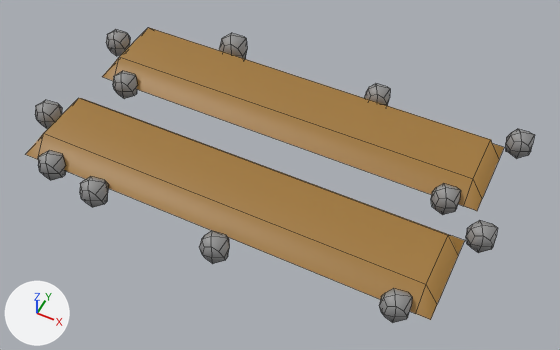
The FBX model Assets/_Project/Meshes/Farm.fbx as it was, and as the next commit left it.
Camera for both pictures: a 50 mm lens placed at (0.0475, -0.0889, 0.1061), pointed at (0.0039, -0.0018, -0.0028). The axes (+X, +Y, +Z) are drawn at lower left. The lights are the same throughout. Mesh edges are drawn as thin lines. Where no turn or scale is listed for an object, it has been applied to the vertices.

Script lines for the objects in view, before the commit:
```python
me_mesh = bpy.data.meshes.new('Mesh')
me_mesh.from_pydata(...)  # 344 vertices, 306 faces; spans x -0.045..0.045, y -0.0264..0.0264, z -0.0007..0.006
me_mesh.materials.append(mat_genericobject)  # picture img_objecttexture_png
ob_farm = bpy.data.objects.new('Farm', me_mesh)
ob_farm.location = (-0.0004, 0.0001, -0.0017)
```
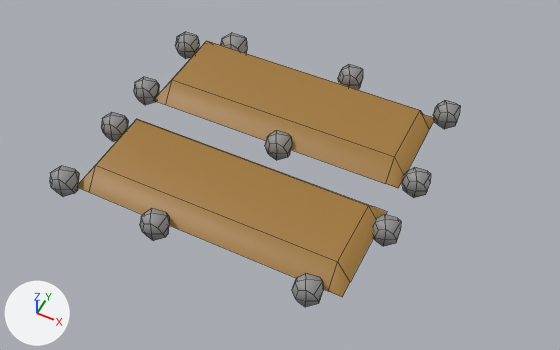
Diff of the bpy script that builds the scene:
```diff
--- a/Assets/_Project/Meshes/Farm.fbx.py
+++ b/Assets/_Project/Meshes/Farm.fbx.py
@@ me_mesh @@
 # used by ob_farm; location = (-0.0004, 0.0001, -0.0017)
-me_mesh.from_pydata(...)  # 344 vertices, 306 faces; spans x -0.045..0.045, y -0.0264..0.0264, z -0.0007..0.006
+me_mesh.from_pydata(...)  # 344 vertices, 306 faces; spans x -0.0309..0.0309, y -0.0276..0.0276, z -0.0034..0.0034
+# me_mesh part 1: the loose piece of 26 vertices spanning x -0.0248..-0.0197, y -0.0254..-0.0204, z -0.0002..0.0053 is moved by (-0.0058, -0.0012, -0.002)
+# me_mesh part 2: the loose piece of 26 vertices spanning x 0.0112..0.0163, y 0.0204..0.0253, z -0.0002..0.0053 is moved by (-0.007, 0.0023, -0.0026)
+# me_mesh part 3: the loose piece of 26 vertices spanning x 0.0005..0.0056, y -0.0264..-0.0214, z -0.0002..0.0053 is moved by (-0.0113, -0.0012, -0.0022)
+# me_mesh part 4: the loose piece of 26 vertices spanning x -0.0224..-0.0164, y 0.0206..0.0264, z -0.0007..0.0058 is moved by (0.0001, -0.0006, -0.0026)
+# me_mesh part 5: the loose piece of 26 vertices spanning x -0.045..-0.0399, y 0.0116..0.0166, z -0.0002..0.0053 is moved by (0.0141, 0.0049, -0.0023)
+# me_mesh part 6: the loose piece of 26 vertices spanning x -0.0445..-0.0394, y -0.013..-0.008, z -0.0002..0.0053 is moved by (0.014, 0.0019, -0.0021)
+# me_mesh part 7: the loose piece of 26 vertices spanning x 0.0399..0.045, y 0.0204..0.0253, z -0.0002..0.0053 is moved by (-0.0147, 0.0007, -0.0025)
+# me_mesh part 8: the loose piece of 26 vertices spanning x 0.0318..0.0369, y 0.001..0.006, z -0.0002..0.0053 is moved by (-0.006, 0.0013, -0.0032)
+# me_mesh part 9: the loose piece of 26 vertices spanning x -0.036..-0.0309, y 0.001..0.006, z -0.0002..0.0053 is moved by (0.0356, -0.002, -0.0026)
+# me_mesh part 10: the loose piece of 26 vertices spanning x 0.0318..0.0369, y -0.0235..-0.0185, z -0.0002..0.0053 is moved by (-0.0068, 0.0131, -0.003)
+# me_mesh part 11: the loose piece of 26 vertices spanning x -0.0355..-0.0304, y -0.0235..-0.0185, z -0.0002..0.0053 is moved by (0.0046, 0.0242, -0.0025)
+# me_mesh part 12: the loose piece of 26 vertices spanning x 0.0399..0.045, y -0.0042..0.0008, z -0.0002..0.0053 is moved by (-0.0217, -0.0234, -0.0027)
+# me_mesh part 13: the loose piece of 16 vertices spanning x -0.0394..0.0402, y 0.0036..0.021, z 0.0019..0.0059 is rebuilt with 16 vertices and now spans x -0.026..0.0261, y 0.0018..0.022, z -0.0007..0.0034
+# me_mesh part 14: the loose piece of 16 vertices spanning x -0.0394..0.0402, y -0.0209..-0.0036, z 0.0019..0.006 is rebuilt with 16 vertices and now spans x -0.026..0.0263, y -0.0238..-0.0042, z -0.0007..0.0034
 me_mesh.materials.append(mat_genericobject)
@@ ob_farm @@
 ob_farm = bpy.data.objects.new('Farm', me_mesh)
-ob_farm.location = (-0.0004, 0.0001, -0.0017)
+ob_farm.location = (-0.0005, 0.0007, 0.0009)
```

Where the change shows, as pixel boxes [x1, y1, x2, y2] in the pictures (560 x 350 px; the box of a moved part takes in the faces that stretch with it):
'Farm', reshaped, moved (19% narrower, 7% shorter): before [26, 27, 534, 323]; after [50, 32, 460, 307]
part 1 of me_mesh, moved or reshaped: before [80, 176, 108, 207]; after [50, 166, 79, 196]
part 2 of me_mesh, moved or reshaped: before [364, 83, 390, 105]; after [338, 64, 363, 90]
part 3 of me_mesh, moved or reshaped: before [199, 231, 229, 264]; after [140, 208, 169, 241]
part 4 of me_mesh, moved or reshaped: before [219, 33, 247, 59]; after [220, 33, 247, 54]
part 5 of me_mesh, moved or reshaped: before [106, 29, 130, 56]; after [175, 32, 199, 59]
part 6 of me_mesh, moved or reshaped: before [35, 100, 62, 129]; after [101, 112, 128, 141]
part 7 of me_mesh, moved or reshaped: before [506, 129, 534, 158]; after [433, 100, 460, 129]
part 8 of me_mesh, moved or reshaped: before [431, 183, 461, 215]; after [402, 167, 431, 198]
part 9 of me_mesh, moved or reshaped: before [113, 71, 137, 99]; after [265, 131, 292, 160]
part 10 of me_mesh, moved or reshaped: before [379, 288, 412, 323]; after [373, 214, 401, 246]
part 11 of me_mesh, moved or reshaped: before [38, 150, 66, 180]; after [134, 77, 159, 105]
part 12 of me_mesh, moved or reshaped: before [466, 220, 498, 253]; after [292, 273, 323, 307]
part 13 of me_mesh, rebuilt (30% narrower, 20% shorter): before [102, 27, 504, 211]; after [154, 41, 435, 188]
part 14 of me_mesh, rebuilt (29% narrower, 20% shorter): before [26, 98, 465, 320]; after [77, 119, 387, 297]
